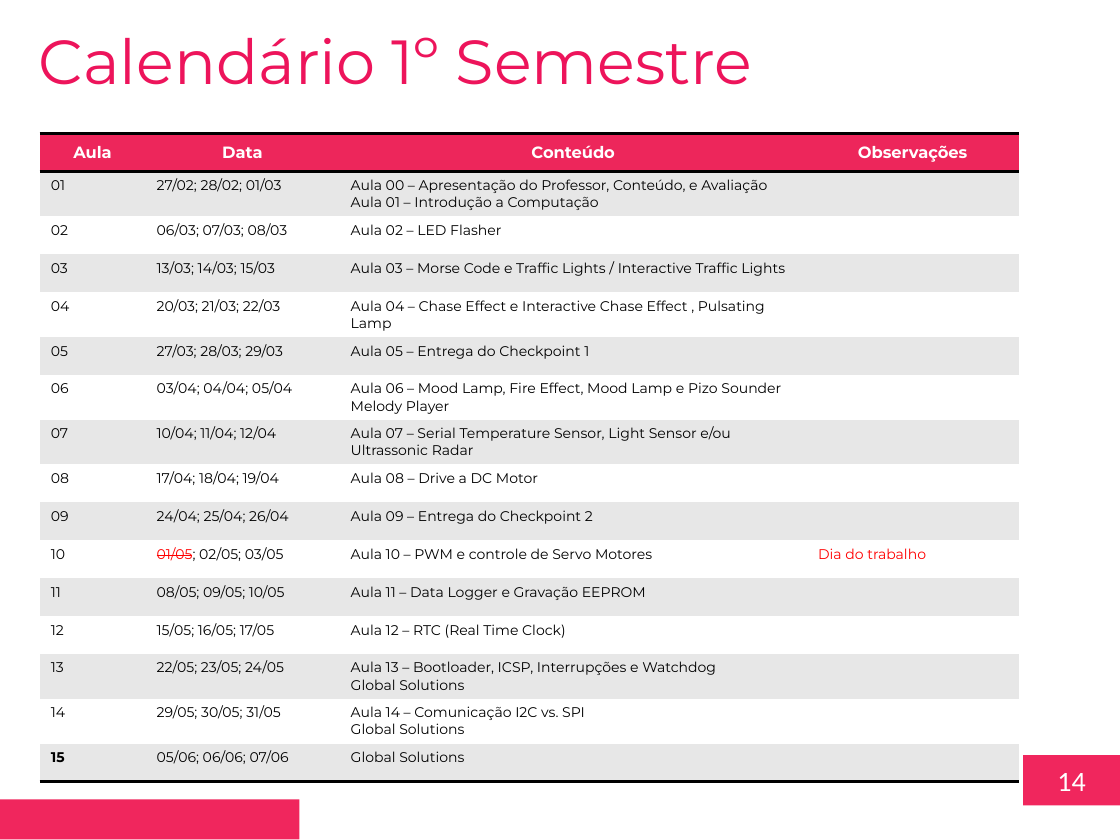
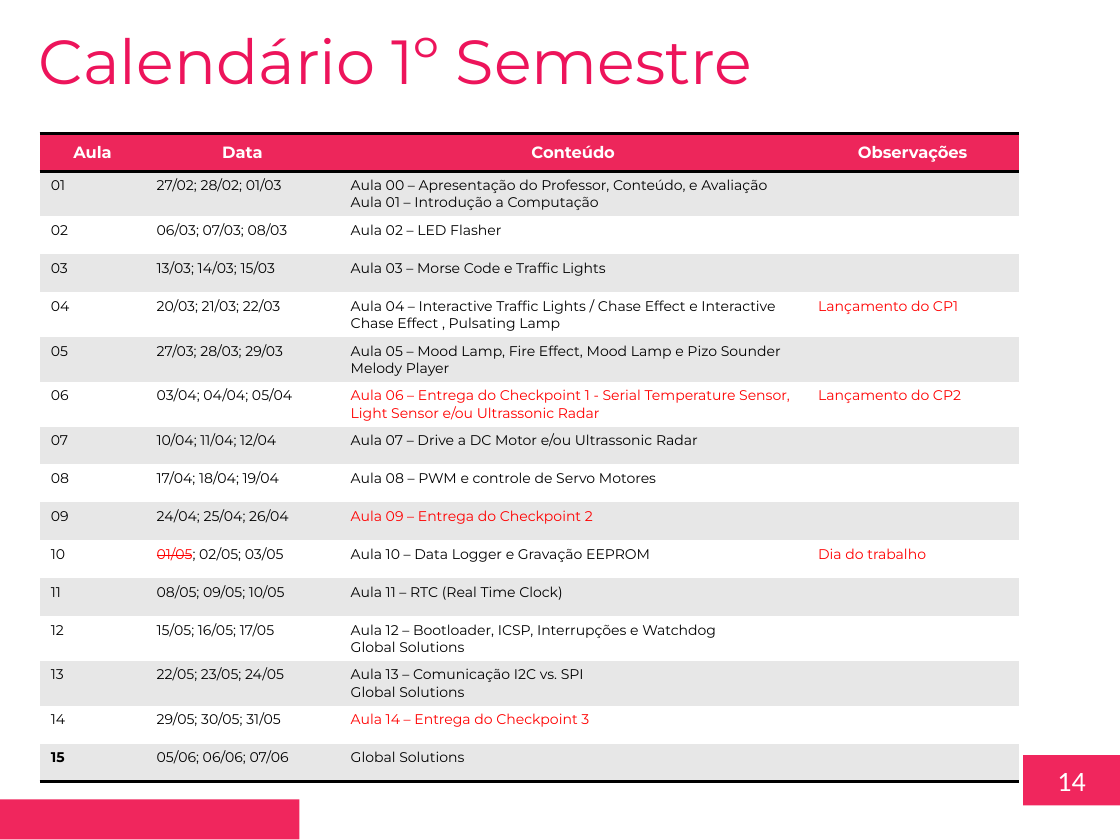
Before and after one commit to toyusan/aula-fiap-edge-computing, a slide deck: slide 14 of Aula 00 - 01/2023.02.27 Aula 00 - Aula Magna e Orientações v1.pptx. Drawn at 1120x840 pixels with LibreOffice and Linux fonts; fonts in the diff are those of the drawing; background and template pictures are left out. Boxes give left, top, right and bottom in pixels: in the first picture for what was removed or moved away, otherwise in the second. Text is boxed around its words. In the diff, an @@ line names an element or a change of style, - is before the commit and + after.

Commit message:
update
versao 01 da aula 04

```diff
--- a/Aula 00 - 01/2023.02.27 Aula 00 - Aula Magna e Orientações v1.pptx
+++ b/Aula 00 - 01/2023.02.27 Aula 00 - Aula Magna e Orientações v1.pptx
@@ table at box(39, 133, 1017, 774) @@
-row 4, column 3: Aula 03 – Morse Code e Traffic Lights / Interactive Traffic Lights
+row 4, column 3: Aula 03 – Morse Code e Traffic Lights
-row 5, column 3: Aula 04 – Chase Effect e Interactive Chase Effect , Pulsating Lamp
+row 5, column 3: Aula 04 – Interactive Traffic Lights / Chase Effect e Interactive Chase Effect , Pulsating Lamp
-row 5, column 4: 
+row 5, column 4: Lançamento do CP1
-row 6, column 3: Aula 05 – Entrega do Checkpoint 1
+row 6, column 3: Aula 05 – Mood Lamp, Fire Effect, Mood Lamp e Pizo Sounder Melody Player
-row 7, column 3: Aula 06 – Mood Lamp, Fire Effect, Mood Lamp e Pizo Sounder Melody Player
+row 7, column 3: Aula 06 – Entrega do Checkpoint 1 - Serial Temperature Sensor, Light Sensor e/ou Ultrassonic Radar
-row 7, column 4: 
+row 7, column 4: Lançamento do CP2
-row 8, column 3: Aula 07 – Serial Temperature Sensor, Light Sensor e/ou Ultrassonic Radar
+row 8, column 3: Aula 07 – Drive a DC Motor e/ou Ultrassonic Radar
-row 9, column 3: Aula 08 – Drive a DC Motor
+row 9, column 3: Aula 08 – PWM e controle de Servo Motores
-row 11, column 3: Aula 10 – PWM e controle de Servo Motores
+row 11, column 3: Aula 10 – Data Logger e Gravação EEPROM
-row 12, column 3: Aula 11 – Data Logger e Gravação EEPROM
+row 12, column 3: Aula 11 – RTC (Real Time Clock)
-row 13, column 3: Aula 12 – RTC (Real Time Clock)
+row 13, column 3: Aula 12 – Bootloader, ICSP, Interrupções e Watchdog / Global Solutions
-row 14, column 3: Aula 13 – Bootloader, ICSP, Interrupções e Watchdog / Global Solutions
+row 14, column 3: Aula 13 – Comunicação I2C vs. SPI / Global Solutions
-row 15, column 3: Aula 14 – Comunicação I2C vs. SPI / Global Solutions
+row 15, column 3: Aula 14 – Entrega do Checkpoint 3
@@ text colour #000000 to #FF0000 in "Aula 09 – Entrega do Checkpoint 2" @@
```
Also in this commit, not shown: 6 other files.
